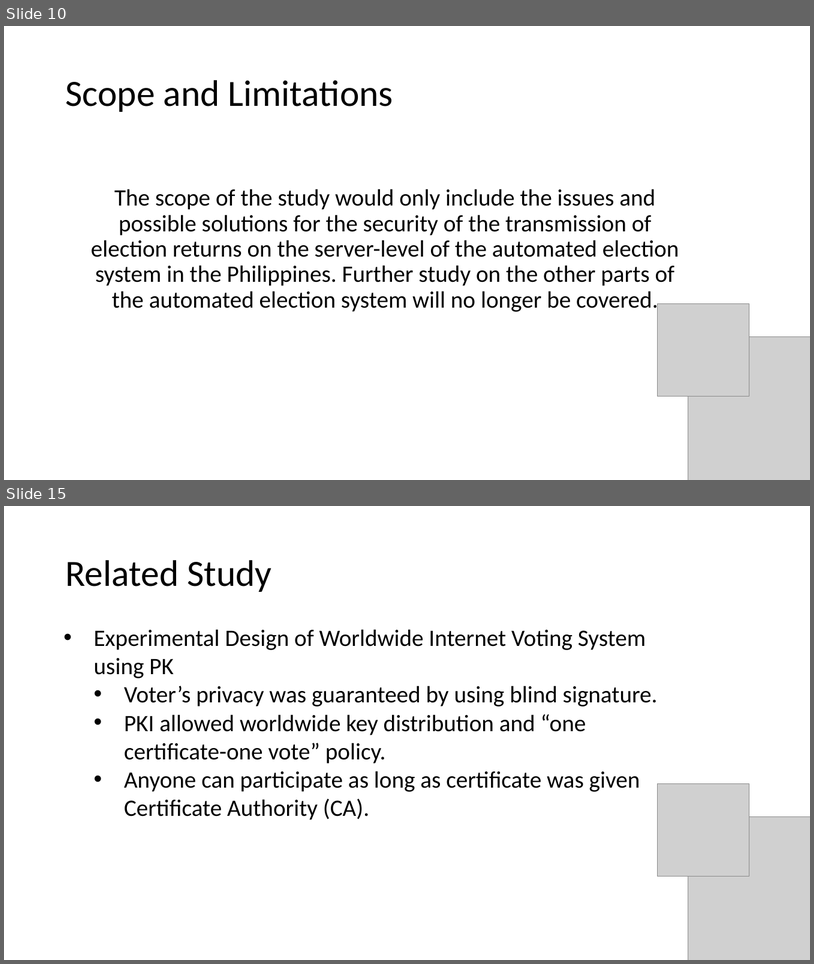
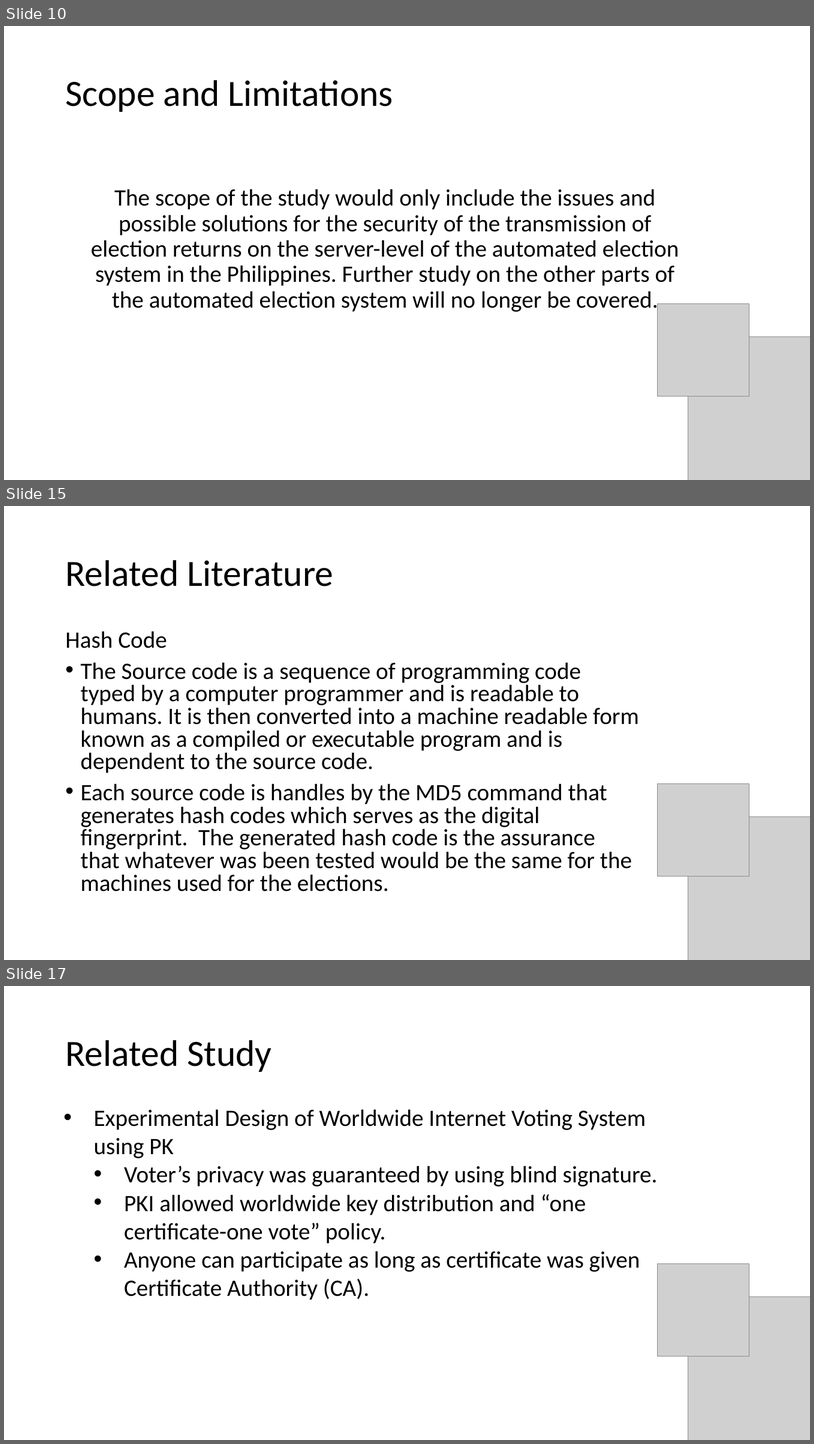
Before and after one commit to seans888/Project---Automate-Election, a slide deck: Documentation/Finals_Sysadd1.pptx. Shown one above the other, each under a label of ours: slides 10 and 15 before the commit, slides 10, 15 and 17 after it; the slides between them are not shown. The pictures are 814x964 and 814x1444 pixels, drawn with LibreOffice and Linux fonts; fonts in the diff are those of the drawing; grey boxes stand for pictures. Boxes give left, top, right and bottom in pixels: in the first picture for what was removed or moved away, otherwise in the second. Text is boxed around its words. In the diff, an @@ line names an element or a change of style, - is before the commit and + after.

```diff
--- a/Documentation/Finals_Sysadd1.pptx
+++ b/Documentation/Finals_Sysadd1.pptx
@@ slide 15 added at <box>4,506,810,960</box>, background #FFFFFF @@
@@ title added at <box>65,560,333,586</box>, 44 pt, text #000000 @@
+Related Literature
@@ text added at <box>65,631,639,891</box>, 28 pt, text #000000 @@
+Hash Code
+• The Source code is a sequence of programming code typed by a computer programmer and is readable to humans. It is then converted into a machine readable form known as a compiled or executable program and is dependent to the source code.
+• Each source code is handles by the MD5 command that generates hash codes which serves as the digital fingerprint. The generated hash code is the assurance that whatever was been tested would be the same for the machines used for the elections.
@@ picture added at <box>658,784,750,876</box> @@
@@ picture added at <box>688,817,810,960</box> @@
@@ what was slide 15 is now slide 17 @@
```
Also in this commit, not shown: 5 slides changed, 11 other slides added, 2 slides removed, 2 other files.
